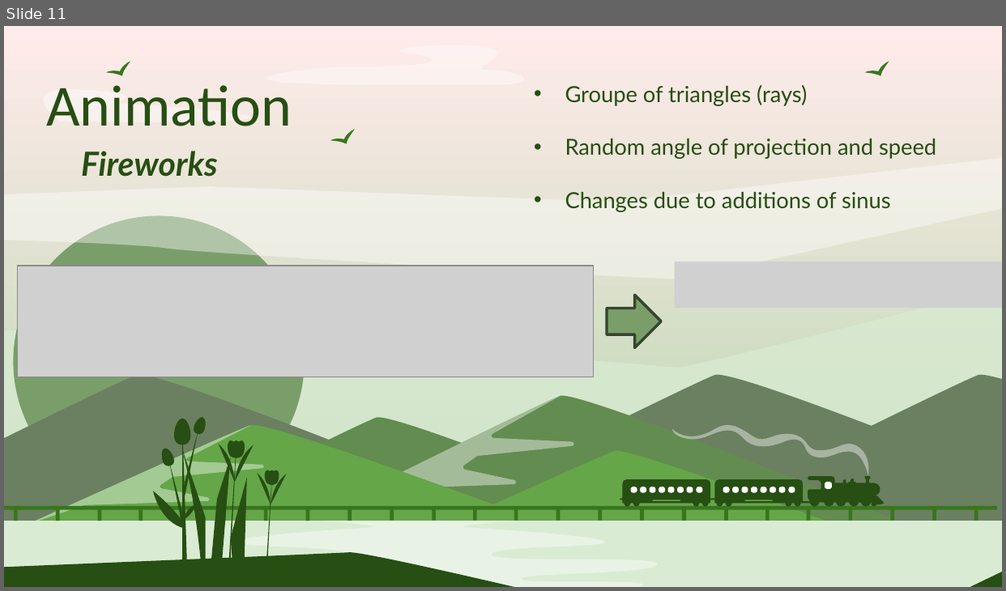
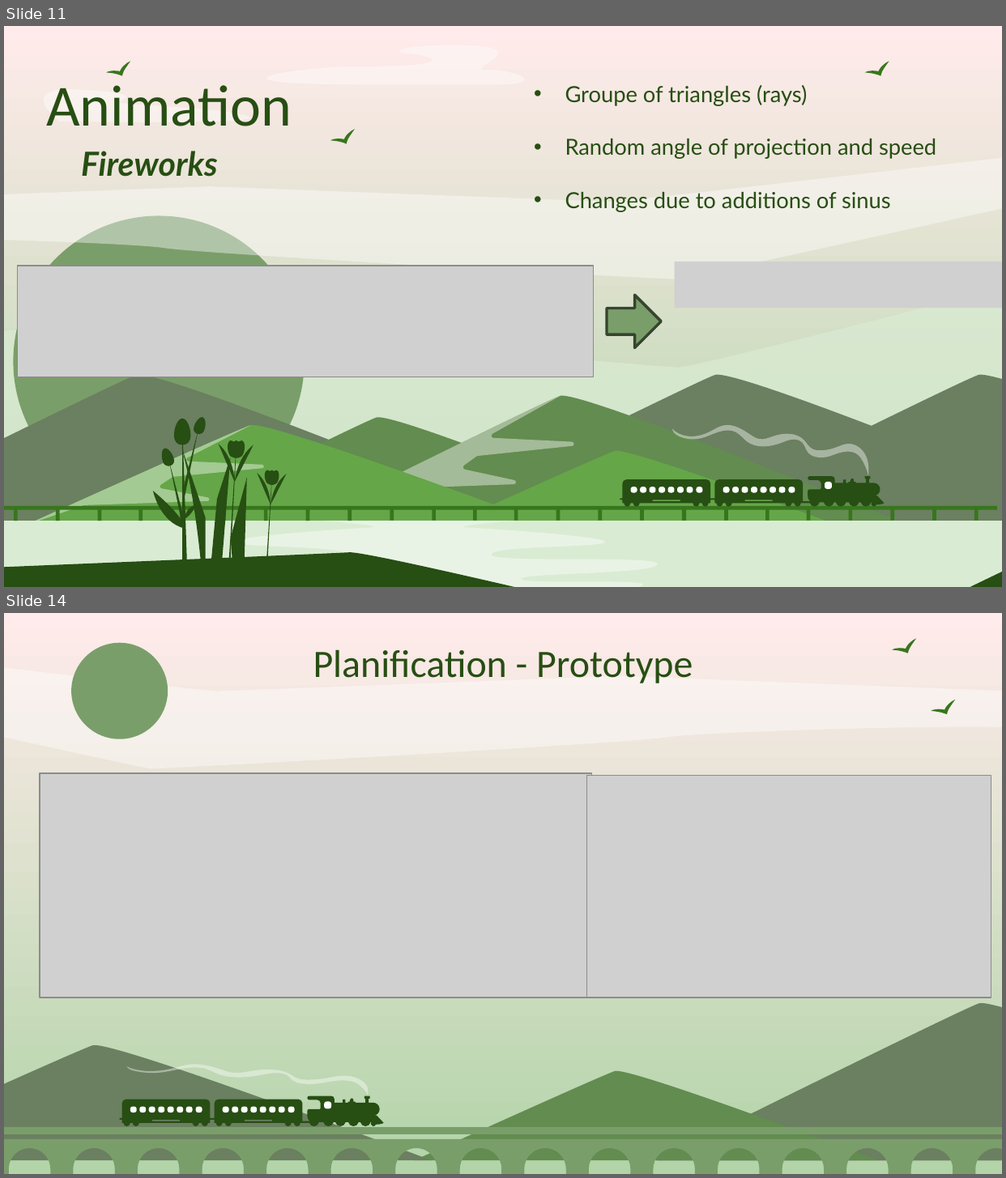
Before and after one commit to Smoother19/MusicAnimation, a slide deck: docs/presentation/PresProto.pptx. Shown one above the other, each under a label of ours: slide 11 before the commit, slides 11 and 14 after it; the slides between them are not shown. The pictures are 1006x591 and 1006x1178 pixels, drawn with LibreOffice and Linux fonts; fonts in the diff are those of the drawing; grey boxes stand for pictures. Boxes give left, top, right and bottom in pixels: in the first picture for what was removed or moved away, otherwise in the second. Text is boxed around its words. In the diff, an @@ line names an element or a change of style, - is before the commit and + after.

```diff
--- a/docs/presentation/PresProto.pptx
+++ b/docs/presentation/PresProto.pptx
@@ slide 14 added at (4,613,1002,1174), background gradient #FFEBEB to #B2D4A8 @@
@@ freeform shape added at (892,634,920,661), fill #38761D @@
@@ freeform shape added at (4,647,1002,769), fill #FFFFFF at 41% opacity @@
@@ freeform shape added at (72,643,168,739), fill #7A9E6A @@
@@ title added at (313,649,692,683), 28 pt, text #274E13 @@
+Planification - Prototype
@@ freeform shape added at (931,696,959,722), fill #38761D @@
@@ picture added at (40,773,592,999) @@
@@ picture added at (586,776,991,999) @@
@@ freeform shape added at (657,1003,1002,1161), fill #6A8060 @@
@@ freeform shape added at (4,1045,432,1161), fill #6A8060 @@
@@ group added at (120,1064,384,1127): 19 freeform shapes @@
@@ freeform shape added at (414,1071,878,1161), fill #638C50 @@
@@ freeform shape added at (4,1127,1002,1134), fill #7A9E6A @@
@@ freeform shape added at (4,1139,1002,1174), fill #7A9E6A @@
```
Also in this commit, not shown: 2 slides changed, 2 other slides added, 6 slides removed, 1 other file.
